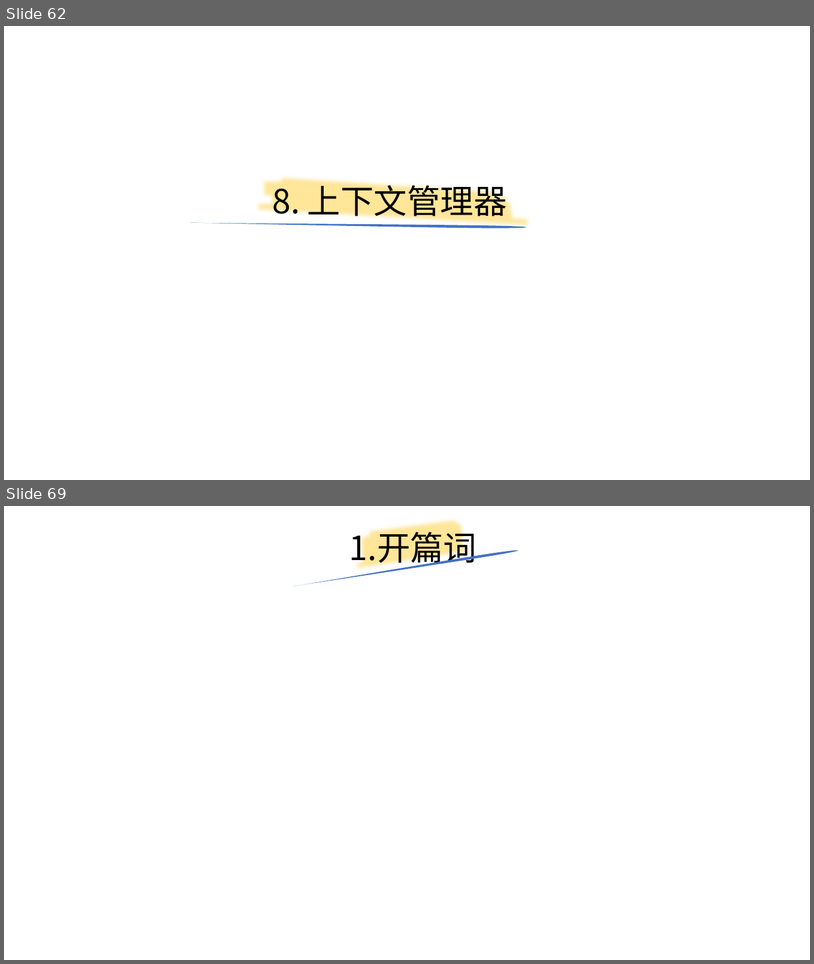
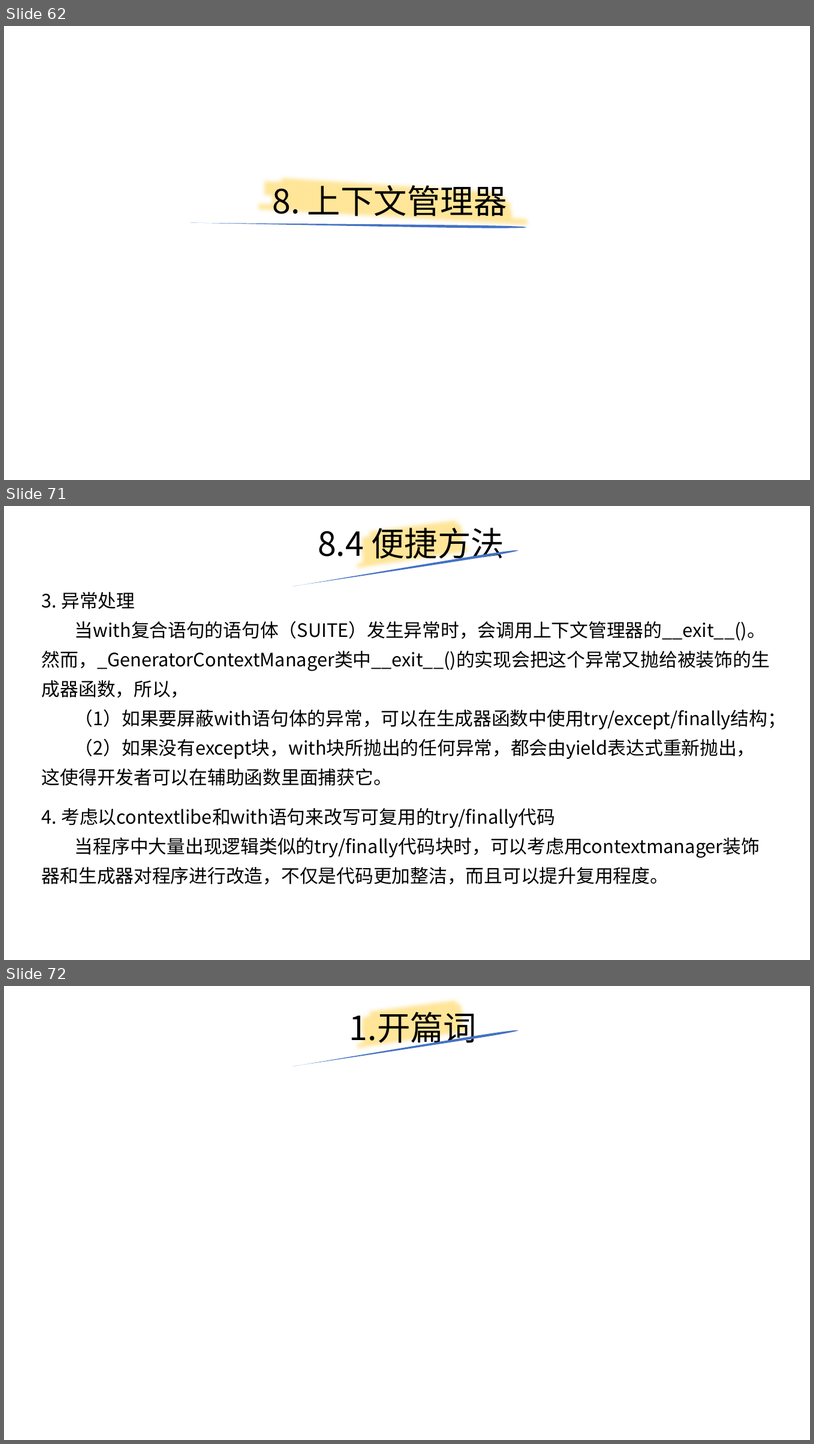
Before and after one commit to yiwenliu/CorePython, a slide deck: PPT/CorePython.pptx. Shown one above the other, each under a label of ours: slides 62 and 69 before the commit, slides 62, 71 and 72 after it; the slides between them are not shown. The pictures are 814x964 and 814x1444 pixels, drawn with LibreOffice and Linux fonts; fonts in the diff are those of the drawing. Boxes give left, top, right and bottom in pixels: in the first picture for what was removed or moved away, otherwise in the second. Text is boxed around its words. In the diff, an @@ line names an element or a change of style, - is before the commit and + after.

```diff
--- a/PPT/CorePython.pptx
+++ b/PPT/CorePython.pptx
@@ slide 71 added at (4,506,810,960), background #FFFFFF @@
@@ title added at (318,522,504,564), 39.6 pt, text #000000 @@
+8.4 便捷方法
@@ freeform shape added at (353,506,476,586), outline #FFE699 16 pt @@
@@ freeform shape added at (292,549,519,586), fill #4472C4 @@
@@ text added at (42,592,786,786), 22 pt, text #000000 @@
+3. 异常处理
+当with复合语句的语句体（SUITE）发生异常时，会调用上下文管理器的__exit__()。然而，_GeneratorContextManager类中__exit__()的实现会把这个异常又抛给被装饰的生成器函数，所以，
+（1）如果要屏蔽with语句体的异常，可以在生成器函数中使用try/except/finally结构；
+（2）如果没有except块，with块所抛出的任何异常，都会由yield表达式重新抛出，这使得开发者可以在辅助函数里面捕获它。
@@ text added at (42,808,761,884), 22 pt, text #000000 @@
+4. 考虑以contextlibe和with语句来改写可复用的try/finally代码
+当程序中大量出现逻辑类似的try/finally代码块时，可以考虑用contextmanager装饰器和生成器对程序进行改造，不仅是代码更加整洁，而且可以提升复用程度。
@@ what was slide 69 is now slide 72 @@
```
Also in this commit, not shown: 6 slides changed, 2 other slides added, 3 other files.
